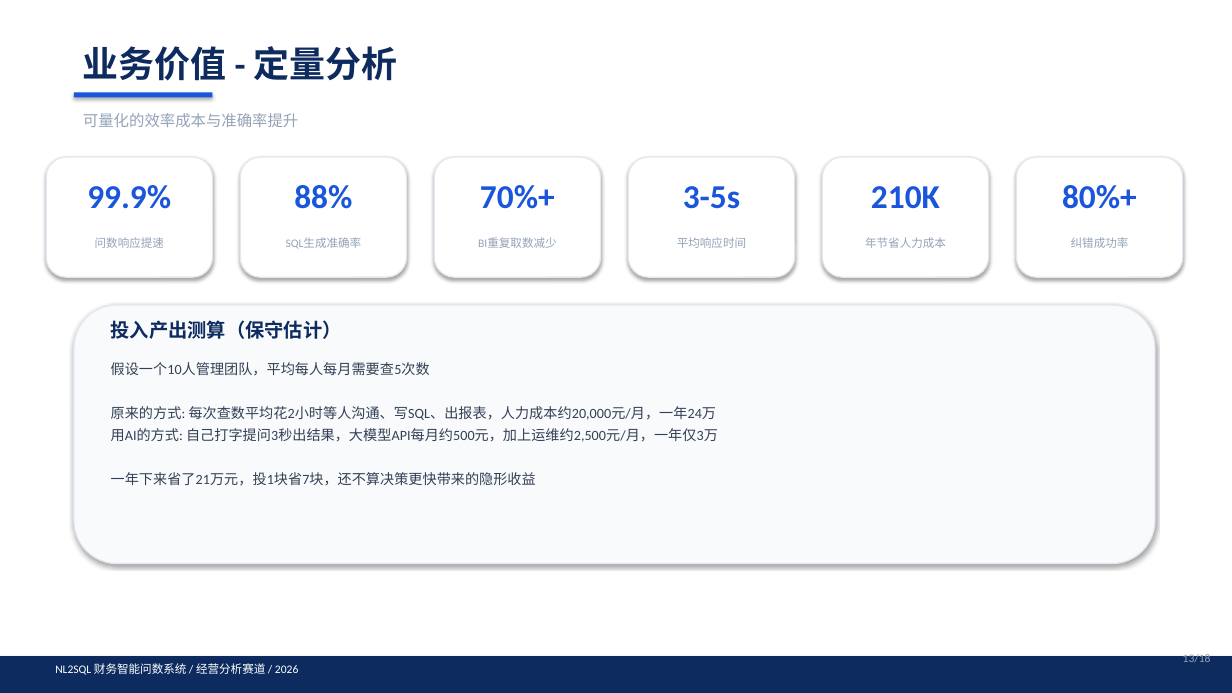
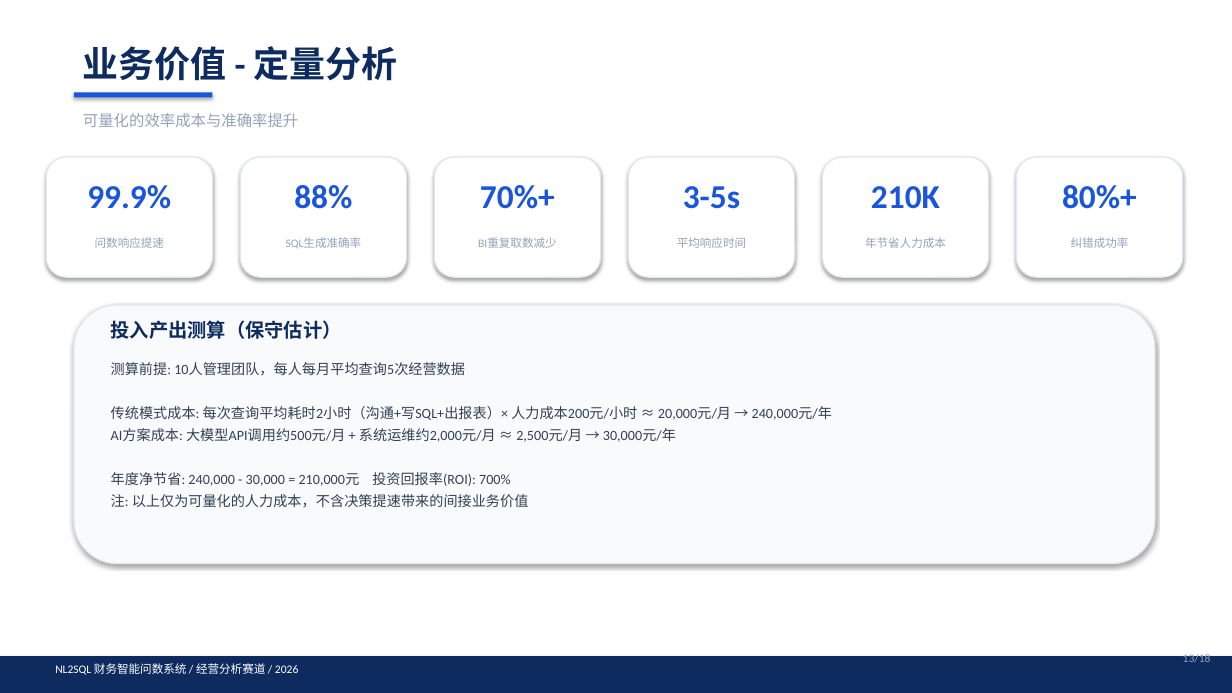
Before and after one commit to Jared-Nathan-Su/nlwsql-finance, a slide deck: slide 13 of docs/NL2SQL_答辩PPT.pptx. Drawn at 1232x693 pixels with LibreOffice and Linux fonts; fonts in the diff are those of the drawing. Boxes give left, top, right and bottom in pixels: in the first picture for what was removed or moved away, otherwise in the second. Text is boxed around its words. In the diff, an @@ line names an element or a change of style, - is before the commit and + after.

```diff
--- a/docs/NL2SQL_答辩PPT.pptx
+++ b/docs/NL2SQL_答辩PPT.pptx
@@ text at [111,362,832,507]: text changed @@
-假设一个10人管理团队，平均每人每月需要查5次数
-原来的方式: 每次查数平均花2小时等人沟通、写SQL、出报表，人力成本约20,000元/月，一年24万
-用AI的方式: 自己打字提问3秒出结果，大模型API每月约500元，加上运维约2,500元/月，一年仅3万
-一年下来省了21万元，投1块省7块，还不算决策更快带来的隐形收益
+测算前提: 10人管理团队，每人每月平均查询5次经营数据
+传统模式成本: 每次查询平均耗时2小时（沟通+写SQL+出报表）× 人力成本200元/小时 ≈ 20,000元/月 → 240,000元/年
+AI方案成本: 大模型API调用约500元/月 + 系统运维约2,000元/月 ≈ 2,500元/月 → 30,000元/年
+年度净节省: 240,000 - 30,000 = 210,000元 投资回报率(ROI): 700%
+注: 以上仅为可量化的人力成本，不含决策提速带来的间接业务价值
```
Also in this commit, not shown: 1 other slide changed, 1 other file.
